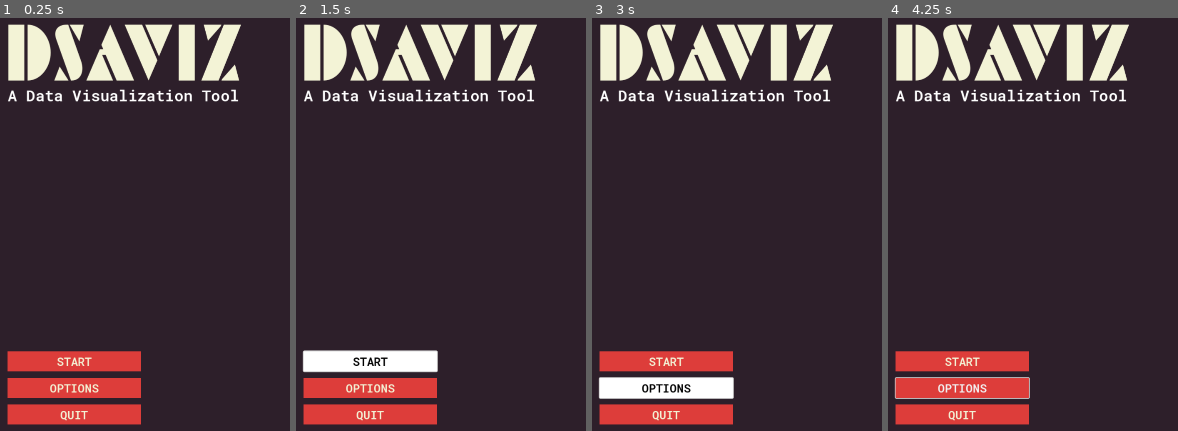
Above: before the commit, frames 1-4 (left to right).
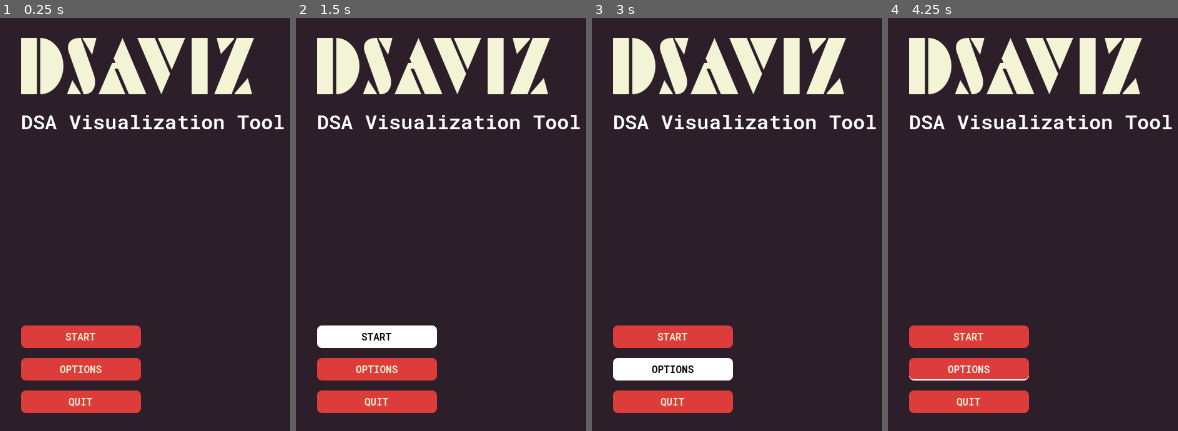
Above: after the commit, the same moments.

Repository: biswas08433/dsaviz
Game: Godot game, scene res://ui/main_menu.tscn
The game is run twice, just before and just after one commit, with the same random seed, the same clock (stepped at 60 frames per second) and the same inputs. The project has no main scene, so this scene is started directly.
Inputs (mouse positions are in pixels of both pictures, inside the frame that each line leads up to):
- Up to frame 1 (0.25 s): no input
- Up to frame 2 (1.5 s): click "START" at 0.5 s; click "START" at 1.25 s
- Up to frame 3 (3 s): click "START" at 2 s; click "OPTIONS" at 2.75 s
- Up to frame 4 (4.25 s): move the mouse to (outside the picture) at 3.52 s

The runs differ from the first frame. In frame 1, 19% of the frame differs, in the area x 2-98%, y 1-99%; in frame 2, 20%; in frame 3, 21%; in frame 4, 19%.

Commit message:
ui

Diff:
--- /dev/null
+++ b/classes/BinarySearchTree.gd
@@ -0,0 +1,54 @@
+class_name BinarySearchTree
+var root: BinarySearchTreeNode = null
+
+func _init():
+	pass
+
+class BinarySearchTreeNode:
+	var value: int = 0
+	var position: Vector2 = Vector2.ZERO
+	var depth: int = 0
+	var left_child = null
+	var right_child = null
+	var parent = null
+
+	func _init(v) -> void:
+		self.value = v
+	func _to_string() -> String:
+		return str(value, position)
+
+# Insert a new value into the binary tree
+func insert(value):
+	if root == null:
+		root = BinarySearchTreeNode.new(value)
+	else:
+		_insert_node(root, value)
+
+# Internal function to recursively insert a node
+func _insert_node(node: BinarySearchTreeNode, value: float):
+	if value < node.value:
+		if node.left_child == null:
+			node.left_child = BinarySearchTreeNode.new(value)
+			node.left_child.parent = node
+			# TODO: position code
+		else:
+			_insert_node(node.left_child, value)
+	else:
+		if node.right_child == null:
+			node.right_child = BinarySearchTreeNode.new(value)
+			node.right_child.parent = node
+			# TODO: position code
+		else:
+			_insert_node(node.right_child, value)
+
+# Traverse the binary tree in-order and return a list of values
+func get_nodes_inorder(node):
+	if node == null:
+		return
+	var nodes = []
+	if node.left_child != null:
+		nodes += get_nodes_inorder(node.left_child)
+	nodes.append(node)
+	if node.right_child != null:
+		nodes += get_nodes_inorder(node.right_child)
+	return nodes
--- a/classes/BstNode.gd
+++ /dev/null
@@ -1,17 +0,0 @@
-class_name Bst extends Node2D
-
-class BinaryTreeNode:
-	var index: int = 0
-	var value: float = 0.0
-	var position: Vector3 = Vector3(0, -1, 0)
-	var scale: float = 1
-	var left_child = null
-	var right_child = null
-
-	func _init(v: float) -> void:
-		self.value = v
-	func _to_string() -> String:
-		return str(value, position)
-
-var value: float = 0
-var left
--- /dev/null
+++ b/objects/tree.gd
@@ -0,0 +1,3 @@
+extends Node2D
+
+var tree_data = BinarySearchTree.new()
--- /dev/null
+++ b/objects/tree.tscn
@@ -0,0 +1,6 @@
+[gd_scene load_steps=2 format=3 uid="uid://bmck4awuxs8r1"]
+
+[ext_resource type="Script" path="res://objects/tree.gd" id="1_duhh6"]
+
+[node name="Tree" type="Node2D"]
+script = ExtResource("1_duhh6")
--- /dev/null
+++ b/objects/tree_node.tscn
@@ -0,0 +1,44 @@
+[gd_scene load_steps=5 format=3 uid="uid://yy132hp0hbrl"]
+
+[ext_resource type="FontFile" uid="uid://onyymaj1aqej" path="res://assets/fonts/RobotoMono-SemiBold.ttf" id="1_kj7g0"]
+
+[sub_resource type="Gradient" id="Gradient_qchko"]
+interpolation_mode = 2
+offsets = PackedFloat32Array(0, 0.912226, 1)
+colors = PackedColorArray(1, 1, 1, 1, 1, 1, 1, 1, 1, 1, 1, 0)
+
+[sub_resource type="GradientTexture2D" id="GradientTexture2D_gaqjp"]
+gradient = SubResource("Gradient_qchko")
+width = 128
+height = 128
+use_hdr = true
+fill = 1
+fill_from = Vector2(0.5, 0.5)
+fill_to = Vector2(0, 0.5)
+
+[sub_resource type="LabelSettings" id="LabelSettings_wwehw"]
+font = ExtResource("1_kj7g0")
+font_size = 46
+font_color = Color(0, 0, 0, 1)
+
+[node name="TreeNode" type="Node2D"]
+
+[node name="Sprite2D" type="Sprite2D" parent="."]
+texture = SubResource("GradientTexture2D_gaqjp")
+
+[node name="Label" type="Label" parent="."]
+anchors_preset = 8
+anchor_left = 0.5
+anchor_top = 0.5
+anchor_right = 0.5
+anchor_bottom = 0.5
+offset_left = -20.0
+offset_top = -12.5
+offset_right = 20.0
+offset_bottom = 12.5
+grow_horizontal = 2
+grow_vertical = 2
+text = "27"
+label_settings = SubResource("LabelSettings_wwehw")
+horizontal_alignment = 1
+vertical_alignment = 1
--- a/project.godot
+++ b/project.godot
@@ -16,11 +16,9 @@
 
 [display]
 
-window/size/viewport_width=1920
-window/size/viewport_height=1080
+window/size/viewport_width=1280
+window/size/viewport_height=720
 window/size/resizable=false
-window/size/window_width_override=1280
-window/size/window_height_override=720
 window/stretch/mode="viewport"
 
 [rendering]
--- /dev/null
+++ b/scenes/bst_scene_control.tscn
@@ -0,0 +1,114 @@
+[gd_scene load_steps=3 format=3 uid="uid://c2q31er5uottm"]
+
+[ext_resource type="Theme" uid="uid://dwl3yot0elbvx" path="res://theme_default.tres" id="1_363mx"]
+
+[sub_resource type="LabelSettings" id="LabelSettings_j2q1e"]
+font_size = 36
+
+[node name="BstSceneControl" type="Control"]
+layout_mode = 3
+anchors_preset = 15
+anchor_right = 1.0
+anchor_bottom = 1.0
+offset_top = 1.0
+offset_bottom = 1.0
+grow_horizontal = 2
+grow_vertical = 2
+theme = ExtResource("1_363mx")
+
+[node name="MarginContainer" type="MarginContainer" parent="."]
+layout_mode = 1
+anchors_preset = 12
+anchor_top = 1.0
+anchor_right = 1.0
+anchor_bottom = 1.0
+offset_left = 384.0
+offset_top = -80.0
+offset_right = -384.0
+grow_horizontal = 2
+grow_vertical = 0
+theme_override_constants/margin_left = 16
+theme_override_constants/margin_top = 16
+theme_override_constants/margin_right = 16
+theme_override_constants/margin_bottom = 16
+
+[node name="HBoxContainer" type="HBoxContainer" parent="MarginContainer"]
+layout_mode = 2
+theme_override_constants/separation = 8
+
+[node name="LineEdit" type="LineEdit" parent="MarginContainer/HBoxContainer"]
+layout_mode = 2
+size_flags_horizontal = 3
+placeholder_text = "123"
+max_length = 16
+clear_button_enabled = true
+caret_blink = true
+
+[node name="OptionButton" type="OptionButton" parent="MarginContainer/HBoxContainer"]
+custom_minimum_size = Vector2(128, 0)
+layout_mode = 2
+alignment = 2
+item_count = 2
+selected = 0
+fit_to_longest_item = false
+popup/item_0/text = "INSERT"
+popup/item_0/id = 0
+popup/item_1/text = "SEARCH"
+popup/item_1/id = 1
+
+[node name="Button" type="Button" parent="MarginContainer/HBoxContainer"]
+custom_minimum_size = Vector2(128, 0)
+layout_mode = 2
+text = "SUBMIT"
+
+[node name="MarginContainer2" type="MarginContainer" parent="."]
+layout_mode = 1
+anchors_preset = 11
+anchor_left = 1.0
+anchor_right = 1.0
+anchor_bottom = 1.0
+grow_horizontal = 0
+grow_vertical = 2
+theme_override_constants/margin_left = 16
+theme_override_constants/margin_right = 16
+
+[node name="VBoxContainer" type="VBoxContainer" parent="MarginContainer2"]
+layout_mode = 2
+alignment = 1
+
+[node name="Label" type="Label" parent="MarginContainer2/VBoxContainer"]
+layout_mode = 2
+text = "TREE"
+label_settings = SubResource("LabelSettings_j2q1e")
+horizontal_alignment = 1
+vertical_alignment = 1
+
+[node name="ResetButton" type="Button" parent="MarginContainer2/VBoxContainer"]
+custom_minimum_size = Vector2(128, 36)
+layout_mode = 2
+text = "RESET"
+
+[node name="MarginContainer3" type="MarginContainer" parent="."]
+layout_mode = 1
+anchors_preset = 9
+anchor_bottom = 1.0
+offset_right = 160.0
+grow_vertical = 2
+theme_override_constants/margin_left = 16
+theme_override_constants/margin_right = 16
+
+[node name="VBoxContainer" type="VBoxContainer" parent="MarginContainer3"]
+layout_mode = 2
+alignment = 1
+
+[node name="Label" type="Label" parent="MarginContainer3/VBoxContainer"]
+layout_mode = 2
+text = "VIEW"
+label_settings = SubResource("LabelSettings_j2q1e")
+horizontal_alignment = 1
+vertical_alignment = 1
+
+[node name="ResetButton" type="Button" parent="MarginContainer3/VBoxContainer"]
+custom_minimum_size = Vector2(128, 36)
+layout_mode = 2
+text = "RESET"
--- /dev/null
+++ b/theme_data/button_focus_stylebox.tres
@@ -0,0 +1,14 @@
+[gd_resource type="StyleBoxFlat" format=3 uid="uid://dceaybsqswbim"]
+
+[resource]
+content_margin_left = 4.0
+content_margin_top = 4.0
+content_margin_right = 4.0
+content_margin_bottom = 4.0
+bg_color = Color(0.6, 0.6, 0.6, 0)
+border_width_bottom = 2
+border_color = Color(1, 1, 1, 1)
+corner_radius_top_left = 8
+corner_radius_top_right = 8
+corner_radius_bottom_right = 8
+corner_radius_bottom_left = 8
--- /dev/null
+++ b/theme_data/button_hover_stylebox.tres
@@ -0,0 +1,12 @@
+[gd_resource type="StyleBoxFlat" format=3 uid="uid://j1om8ffljceq"]
+
+[resource]
+content_margin_left = 4.0
+content_margin_top = 4.0
+content_margin_right = 4.0
+content_margin_bottom = 4.0
+bg_color = Color(1, 1, 1, 1)
+corner_radius_top_left = 8
+corner_radius_top_right = 8
+corner_radius_bottom_right = 8
+corner_radius_bottom_left = 8
--- /dev/null
+++ b/theme_data/button_normal_stylebox.tres
@@ -0,0 +1,12 @@
+[gd_resource type="StyleBoxFlat" format=3 uid="uid://b2ir3doxlhhrq"]
+
+[resource]
+content_margin_left = 4.0
+content_margin_top = 4.0
+content_margin_right = 4.0
+content_margin_bottom = 4.0
+bg_color = Color(0.866667, 0.239216, 0.227451, 1)
+corner_radius_top_left = 8
+corner_radius_top_right = 8
+corner_radius_bottom_right = 8
+corner_radius_bottom_left = 8
--- /dev/null
+++ b/theme_data/button_pressed_stylebox.tres
@@ -0,0 +1,8 @@
+[gd_resource type="StyleBoxFlat" format=3 uid="uid://732tnmi30msg"]
+
+[resource]
+bg_color = Color(0.158472, 0.158472, 0.158472, 1)
+corner_radius_top_left = 8
+corner_radius_top_right = 8
+corner_radius_bottom_right = 8
+corner_radius_bottom_left = 8
--- /dev/null
+++ b/theme_data/linedit_focus_stylebox.tres
@@ -0,0 +1,11 @@
+[gd_resource type="StyleBoxFlat" format=3 uid="uid://b4i46j3d6yafq"]
+
+[resource]
+content_margin_left = 16.0
+bg_color = Color(1, 1, 1, 1)
+border_width_bottom = 3
+border_color = Color(0.866667, 0.239216, 0.227451, 1)
+corner_radius_top_left = 8
+corner_radius_top_right = 8
+corner_radius_bottom_right = 8
+corner_radius_bottom_left = 8
--- /dev/null
+++ b/theme_data/linedit_normal_stylebox.tres
@@ -0,0 +1,11 @@
+[gd_resource type="StyleBoxFlat" format=3 uid="uid://cyuvjpvt6f21j"]
+
+[resource]
+content_margin_left = 16.0
+content_margin_right = 16.0
+bg_color = Color(1, 1, 1, 1)
+border_color = Color(0.866667, 0.239216, 0.227451, 1)
+corner_radius_top_left = 8
+corner_radius_top_right = 8
+corner_radius_bottom_right = 8
+corner_radius_bottom_left = 8
--- a/theme_default.tres
+++ b/theme_default.tres
@@ -1,16 +1,19 @@
-[gd_resource type="Theme" load_steps=5 format=3 uid="uid://dwl3yot0elbvx"]
+[gd_resource type="Theme" load_steps=12 format=3 uid="uid://dwl3yot0elbvx"]
 
 [ext_resource type="FontFile" uid="uid://onyymaj1aqej" path="res://assets/fonts/RobotoMono-SemiBold.ttf" id="1_3umiy"]
 [ext_resource type="FontFile" uid="uid://invt3ew4furq" path="res://assets/fonts/Inter-Regular.ttf" id="1_og7ek"]
+[ext_resource type="StyleBox" uid="uid://dceaybsqswbim" path="res://theme_data/button_focus_stylebox.tres" id="2_dt5fc"]
+[ext_resource type="StyleBox" uid="uid://j1om8ffljceq" path="res://theme_data/button_hover_stylebox.tres" id="3_ls8wb"]
+[ext_resource type="StyleBox" uid="uid://b2ir3doxlhhrq" path="res://theme_data/button_normal_stylebox.tres" id="4_wyed4"]
+[ext_resource type="FontFile" uid="uid://dykvb36ppe0eh" path="res://assets/fonts/RobotoMono-Regular.ttf" id="5_5ufo8"]
+[ext_resource type="StyleBox" uid="uid://cyuvjpvt6f21j" path="res://theme_data/linedit_normal_stylebox.tres" id="5_lgk5d"]
+[ext_resource type="StyleBox" uid="uid://732tnmi30msg" path="res://theme_data/button_pressed_stylebox.tres" id="5_t56cg"]
+[ext_resource type="StyleBox" uid="uid://b4i46j3d6yafq" path="res://theme_data/linedit_focus_stylebox.tres" id="6_fvyb0"]
 
-[sub_resource type="StyleBoxFlat" id="StyleBoxFlat_cxl0c"]
-bg_color = Color(1, 1, 1, 1)
+[sub_resource type="StyleBoxFlat" id="StyleBoxFlat_ce2jb"]
+bg_color = Color(0.866667, 0.239216, 0.227451, 1)
 
-[sub_resource type="StyleBoxFlat" id="StyleBoxFlat_jyunq"]
-content_margin_left = 4.0
-content_margin_top = 4.0
-content_margin_right = 4.0
-content_margin_bottom = 4.0
+[sub_resource type="StyleBoxFlat" id="StyleBoxFlat_vfwgt"]
 bg_color = Color(0.866667, 0.239216, 0.227451, 1)
 
 [resource]
@@ -20,5 +23,26 @@
 Button/colors/font_color = Color(0.952941, 0.952941, 0.839216, 1)
 Button/colors/font_hover_color = Color(0, 0, 0, 1)
 Button/fonts/font = ExtResource("1_3umiy")
-Button/styles/hover = SubResource("StyleBoxFlat_cxl0c")
-Button/styles/normal = SubResource("StyleBoxFlat_jyunq")
+Button/styles/focus = ExtResource("2_dt5fc")
+Button/styles/hover = ExtResource("3_ls8wb")
+Button/styles/normal = ExtResource("4_wyed4")
+Button/styles/pressed = ExtResource("5_t56cg")
+LineEdit/colors/caret_color = Color(0.114896, 0.114897, 0.114897, 1)
+LineEdit/colors/clear_button_color = Color(0.158472, 0.158472, 0.158472, 1)
+LineEdit/colors/clear_button_color_pressed = Color(0.866667, 0.239216, 0.227451, 1)
+LineEdit/colors/font_color = Color(0.129412, 0.129412, 0.129412, 1)
+LineEdit/colors/font_placeholder_color = Color(0, 0, 0, 0.321569)
+LineEdit/colors/font_selected_color = Color(0.933333, 0.933333, 0.933333, 1)
+LineEdit/colors/selection_color = Color(0.317647, 0.482353, 0.847059, 1)
+LineEdit/constants/caret_width = 4
+LineEdit/font_sizes/font_size = 16
+LineEdit/fonts/font = ExtResource("5_5ufo8")
+LineEdit/styles/focus = ExtResource("6_fvyb0")
+LineEdit/styles/normal = ExtResource("5_lgk5d")
+OptionButton/constants/arrow_margin = 16
+OptionButton/constants/h_separation = 24
+OptionButton/constants/modulate_arrow = 0
+OptionButton/fonts/font = ExtResource("1_3umiy")
+OptionButton/styles/pressed_mirrored = SubResource("StyleBoxFlat_ce2jb")
+PopupMenu/colors/font_color = Color(0.94902, 0.933333, 0.823529, 1)
+PopupMenu/styles/panel = SubResource("StyleBoxFlat_vfwgt")
--- a/ui/main_menu.tscn
+++ b/ui/main_menu.tscn
@@ -11,12 +11,12 @@
 
 [sub_resource type="LabelSettings" id="LabelSettings_vkgpg"]
 font = ExtResource("4_vgmu3")
-font_size = 192
+font_size = 128
 font_color = Color(0.952941, 0.952941, 0.839216, 1)
 
 [sub_resource type="LabelSettings" id="LabelSettings_awut7"]
 font = ExtResource("5_203an")
-font_size = 37
+font_size = 32
 
 [node name="MainMenu" type="Control"]
 layout_mode = 3
@@ -43,61 +43,53 @@
 anchors_preset = 9
 anchor_bottom = 1.0
 offset_left = 64.0
-offset_right = 384.0
+offset_right = 256.0
 offset_bottom = -56.0
 grow_vertical = 2
 theme_override_constants/separation = 16
 alignment = 2
 
 [node name="StartButton" type="Button" parent="ButtonsHBox"]
-custom_minimum_size = Vector2(0, 48)
+custom_minimum_size = Vector2(0, 36)
 layout_mode = 2
-theme_override_font_sizes/font_size = 28
+theme_override_font_sizes/font_size = 16
 text = "START"
 
 [node name="SettingsButton" type="Button" parent="ButtonsHBox"]
-custom_minimum_size = Vector2(0, 48)
+custom_minimum_size = Vector2(0, 36)
 layout_mode = 2
-theme_override_font_sizes/font_size = 28
+theme_override_font_sizes/font_size = 16
 text = "OPTIONS"
 
 [node name="QuitButton" type="Button" parent="ButtonsHBox"]
-custom_minimum_size = Vector2(0, 48)
+custom_minimum_size = Vector2(0, 36)
 layout_mode = 2
-theme_override_font_sizes/font_size = 28
+theme_override_font_sizes/font_size = 16
 text = "QUIT"
 
 [node name="HeadingLabel" type="Label" parent="."]
 layout_mode = 1
-anchors_preset = 3
-anchor_left = 1.0
-anchor_top = 1.0
-anchor_right = 1.0
-anchor_bottom = 1.0
-offset_left = -1945.0
-offset_top = -1036.0
-offset_right = -1211.0
-offset_bottom = -832.0
-grow_horizontal = 0
-grow_vertical = 0
+offset_left = 57.0
+offset_top = 51.0
+offset_right = 578.0
+offset_bottom = 188.0
 text = "DSAVIZ"
 label_settings = SubResource("LabelSettings_vkgpg")
-horizontal_alignment = 1
 vertical_alignment = 1
 
 [node name="SubHeadingLabel" type="Label" parent="HeadingLabel"]
 layout_mode = 1
-anchors_preset = 12
-anchor_top = 1.0
-anchor_right = 1.0
-anchor_bottom = 1.0
-offset_top = -40.0
-offset_bottom = 13.0
-grow_horizontal = 2
-grow_vertical = 0
-text = "A Data Visualization Tool"
+anchors_preset = 4
+anchor_top = 0.5
+anchor_bottom = 0.5
+offset_left = 7.0
+offset_top = 55.5
+offset_right = 495.0
+offset_bottom = 101.5
+grow_vertical = 2
+text = "DSA Visualization Tool"
 label_settings = SubResource("LabelSettings_awut7")
-horizontal_alignment = 1
 vertical_alignment = 1
+autowrap_mode = 3
 
 [connection signal="pressed" from="ButtonsHBox/QuitButton" to="." method="_on_quit_button_pressed"]
